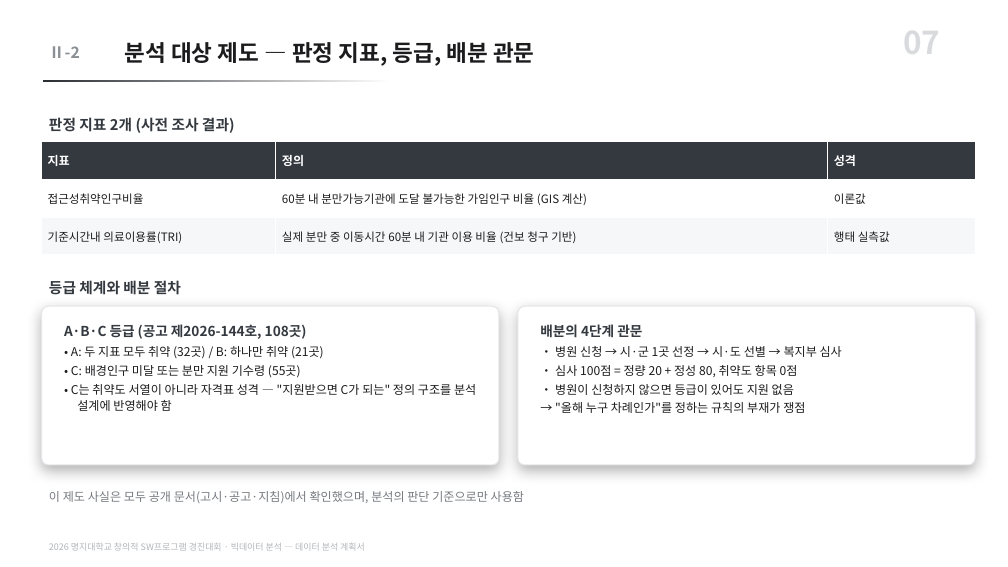
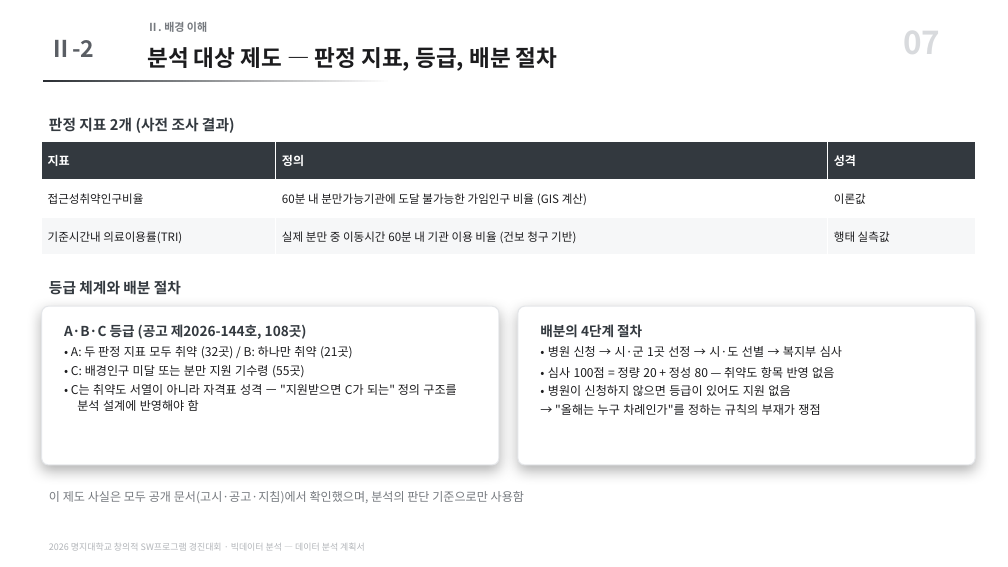
Before and after one commit to karvvan/maternity-care-policy-audit, a slide deck: slide 7 of 04_제출물/데이터분석_계획서.pptx. Drawn at 1008x567 pixels with LibreOffice and Linux fonts; fonts in the diff are those of the drawing. Boxes give left, top, right and bottom in pixels: in the first picture for what was removed or moved away, otherwise in the second. Text is boxed around its words. In the diff, an @@ line names an element or a change of style, - is before the commit and + after.

```diff
--- a/04_제출물/데이터분석_계획서.pptx
+++ b/04_제출물/데이터분석_계획서.pptx
@@ text "Ⅱ-2" at (49, 40, 94, 57): size 15 to 22 pt, text colour #8A8F95 to #5A5E64 @@
@@ text added at (147, 22, 207, 32), 10.5 pt, text #767A7F, bold @@
+Ⅱ. 배경 이해
@@ text at (147, 47, 557, 71): text changed @@
-분석 대상 제도 — 판정 지표, 등급, 배분 관문
+분석 대상 제도 — 판정 지표, 등급, 배분 절차
@@ text at (540, 324, 642, 338): text changed @@
-배분의 4단계 관문
+배분의 4단계 절차
@@ text at (71, 346, 353, 359): text changed @@
-• A: 두 지표 모두 취약 (32곳) / B: 하나만 취약 (21곳)
+• A: 두 판정 지표 모두 취약 (32곳) / B: 하나만 취약 (21곳)
@@ text at (548, 346, 842, 357): indent changed; more space between paragraphs @@
@@ text at (548, 367, 834, 378): text changed @@
-• 심사 100점 = 정량 20 + 정성 80, 취약도 항목 0점
+• 심사 100점 = 정량 20 + 정성 80 — 취약도 항목 반영 없음
@@ text at (555, 404, 820, 415): text changed @@
-→ "올해 누구 차례인가"를 정하는 규칙의 부재가 쟁점
+→ "올해는 누구 차례인가"를 정하는 규칙의 부재가 쟁점
```
Also in this commit, not shown: 12 other slides changed, 1 slide removed, 2 other files.
